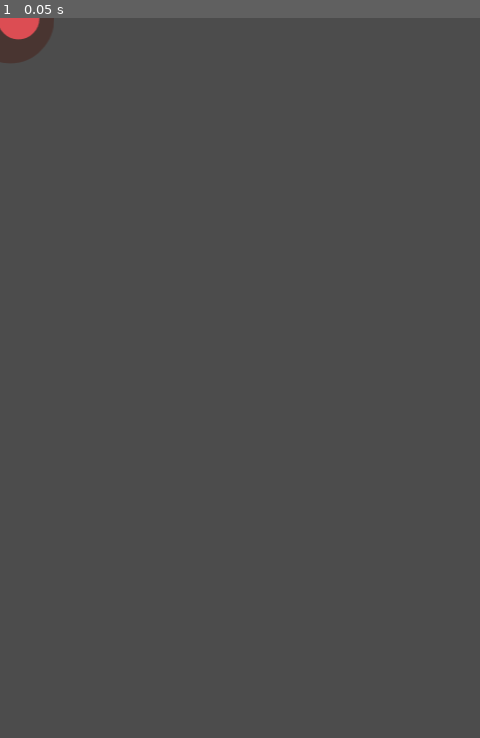
Above: before the commit, frame 1.
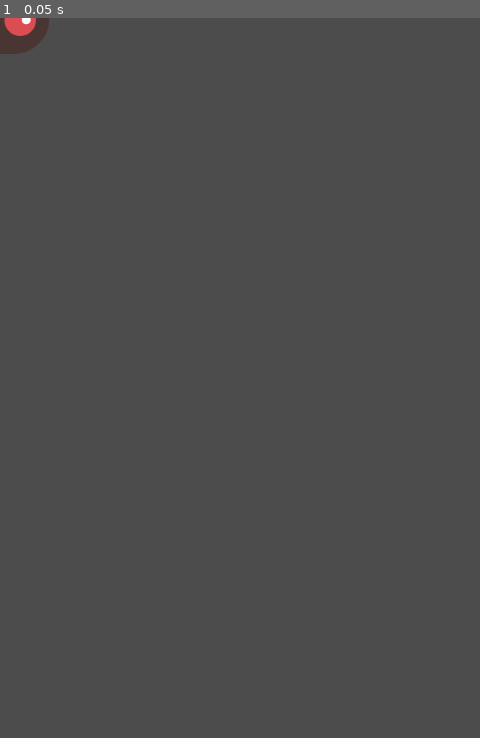
Above: after the commit, the same moment.

Repository: Alexcoti284/DodgeCreeps_AlexC
Game: Godot game, scene res://Escenas/Enemy.tscn
Two runs of this game, one before a commit and one after it. Both use one fixed random seed, a clock stepped at 60 frames per second and the inputs below. This scene is started directly instead of the project's main scene.
Inputs:
- Up to frame 1 (0.05 s): no input

The runs differ from the first frame. In frame 1, 0.2% of the frame differs, in the area x 0-12%, y 0-7%.

Commit message:
Escena Mob acabada

Diff:
--- a/Escenas/Enemy.tscn
+++ b/Escenas/Enemy.tscn
@@ -6,6 +6,7 @@
 [ext_resource path="res://Assets/art/enemyWalking_2.png" type="Texture" id=4]
 [ext_resource path="res://Assets/art/enemySwimming_1.png" type="Texture" id=5]
 [ext_resource path="res://Assets/art/enemyFlyingAlt_2.png" type="Texture" id=6]
+[ext_resource path="res://Scripts/Enemy.gd" type="Script" id=7]
 
 [sub_resource type="SpriteFrames" id=1]
 animations = [ {
@@ -25,17 +26,26 @@
 "speed": 3.0
 } ]
 
+[sub_resource type="CapsuleShape2D" id=2]
+radius = 36.0
+height = 28.0
+
 [node name="RigidBody2D" type="RigidBody2D"]
 collision_mask = 0
 gravity_scale = 0.0
+script = ExtResource( 7 )
 __meta__ = {
 "_edit_group_": true
 }
 
 [node name="AnimatedSprite" type="AnimatedSprite" parent="."]
+scale = Vector2( 0.75, 0.75 )
 frames = SubResource( 1 )
-animation = "fly"
+animation = "swim"
+playing = true
 
 [node name="CollisionShape2D" type="CollisionShape2D" parent="."]
+rotation = 1.5708
+shape = SubResource( 2 )
 
 [node name="VisibilityNotifier2D" type="VisibilityNotifier2D" parent="."]
--- /dev/null
+++ b/Scripts/Enemy.gd
@@ -0,0 +1,9 @@
+extends RigidBody2D
+
+func _ready():
+	$AnimatedSprite.playing = true
+	var mob_types = $AnimatedSprite.frames.get_animation_names()
+	$AnimatedSprite.animation = mob_types[randi() % mob_types.size()]
+
+func _on_VisibilityNotifier2D_screen_exited():
+	queue_free()
Not shown: 1 places in Escenas/Enemy.tscn that only renumber resources
